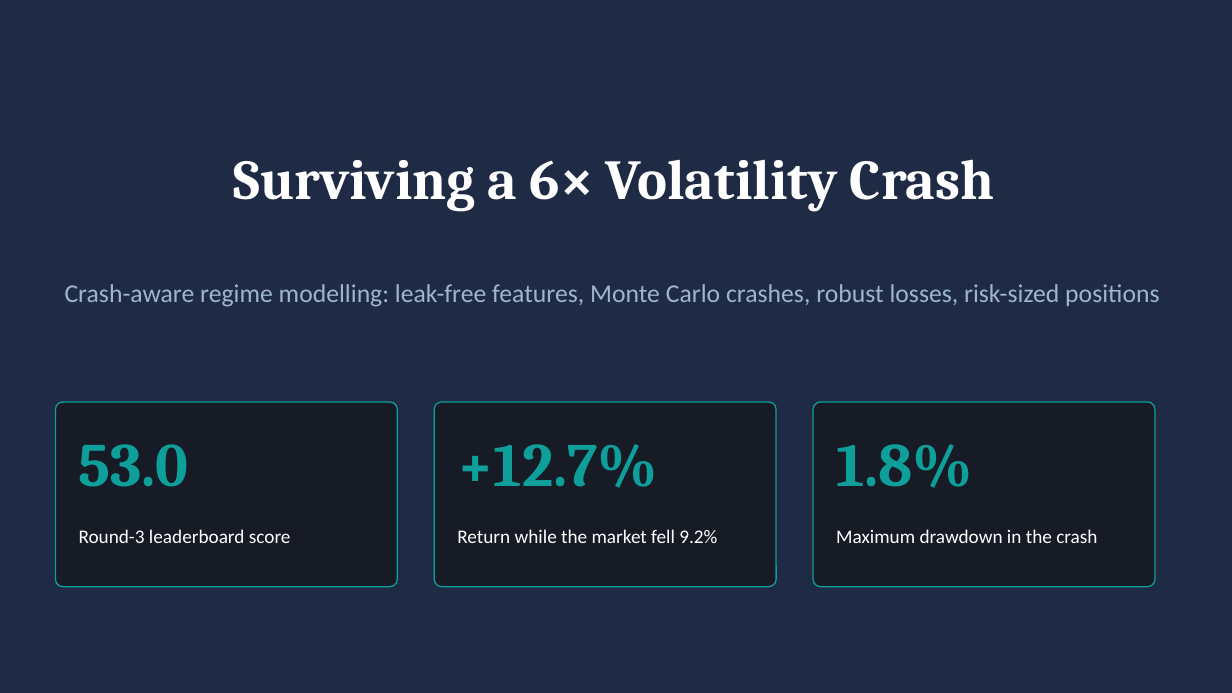
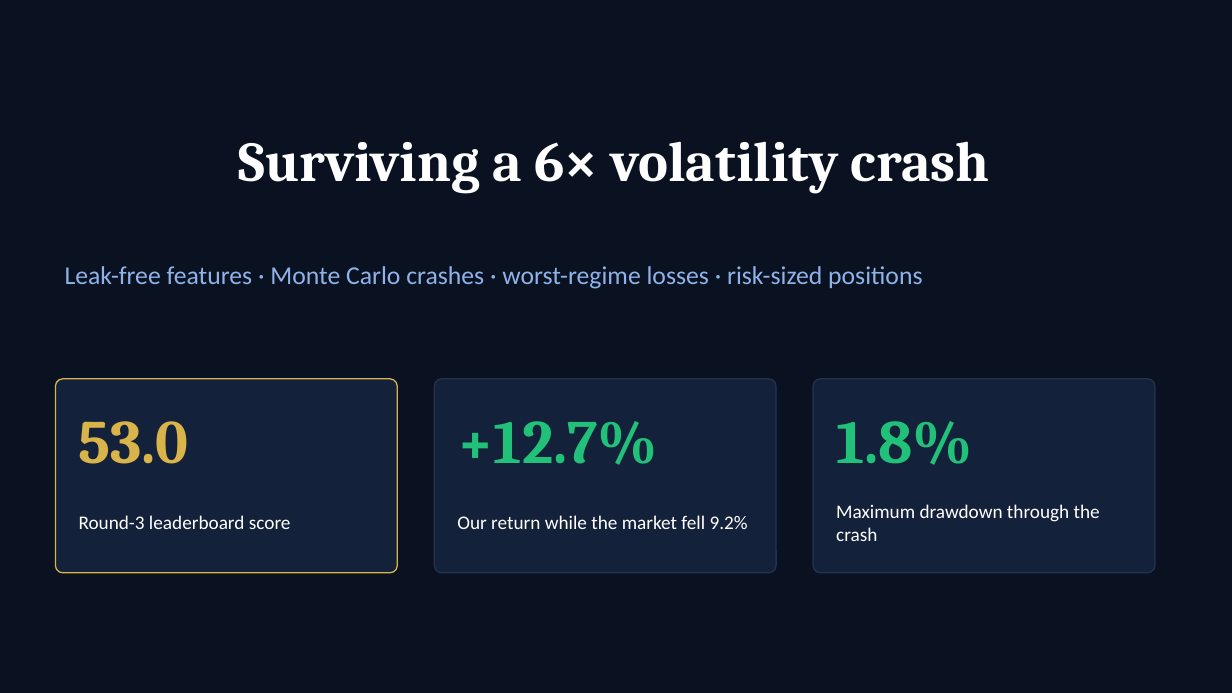
Before and after one commit to DivishaGangwal/BigShort_winners, a slide deck: slide 2 of experiments/divisha/KESTREL_architecture.pptx (slide 1 before the commit). Drawn at 1232x693 pixels with LibreOffice and Linux fonts; fonts in the diff are those of the drawing. Boxes give left, top, right and bottom in pixels: in the first picture for what was removed or moved away, otherwise in the second. Text is boxed around its words. In the diff, an @@ line names an element or a change of style, - is before the commit and + after.

```diff
--- a/experiments/divisha/KESTREL_architecture.pptx
+++ b/experiments/divisha/KESTREL_architecture.pptx
@@ background #1F2B44 to #0A1222 @@
@@ title at <box>239,141,990,193</box>: text changed @@
-Surviving a 6× Volatility Crash
+Surviving a 6× volatility crash
@@ text at <box>65,266,922,289</box>: text changed; text colour #9DB4D3 to #8FB3E8 @@
-Crash-aware regime modelling: leak-free features, Monte Carlo crashes, robust losses, risk-sized positions
+Leak-free features · Monte Carlo crashes · worst-regime losses · risk-sized positions
@@ rounded rectangle: place and size @@
-rounded rectangle at <box>55,402,397,587</box>
+rounded rectangle at <box>55,379,397,573</box>
@@ rounded rectangle at <box>55,379,397,573</box>: fill #161B26 to #14213A; outline #0E9F9A 1 pt to #D9B44A 1 pt; proportions changed @@
@@ rounded rectangle at <box>434,379,776,573</box>: fill #161B26 to #14213A; outline #0E9F9A 1 pt to #24324F 1 pt; proportions changed @@
@@ rounded rectangle: place and size @@
-rounded rectangle at <box>434,402,776,587</box>
+rounded rectangle at <box>434,379,776,573</box>
@@ rounded rectangle: place and size @@
-rounded rectangle at <box>813,402,1155,587</box>
+rounded rectangle at <box>813,379,1155,573</box>
@@ rounded rectangle at <box>813,379,1155,573</box>: fill #161B26 to #14213A; outline #0E9F9A 1 pt to #24324F 1 pt; proportions changed @@
@@ text "53.0" at <box>79,421,189,464</box>: text colour #0E9F9A to #D9B44A @@
@@ 3 texts: place and size @@
-3 texts at <box>79,444,973,488</box>
+3 texts at <box>79,421,973,465</box>
@@ text "+12.7%" at <box>457,421,658,465</box>: text colour #0E9F9A to #21C17A @@
@@ text "1.8%" at <box>836,421,973,465</box>: text colour #0E9F9A to #21C17A @@
@@ text "Round-3 leaderboard score": place and size @@
-text "Round-3 leaderboard score" at <box>79,529,291,543</box>
+text "Round-3 leaderboard score" at <box>79,515,291,529</box>
@@ text at <box>836,504,1100,541</box>: text changed @@
-Maximum drawdown in the crash
+Maximum drawdown through the crash
@@ text at <box>457,515,748,529</box>: text changed @@
-Return while the market fell 9.2%
+Our return while the market fell 9.2%
```
Also in this commit, not shown: 10 other slides changed, 3 slides added, 2 other files.
